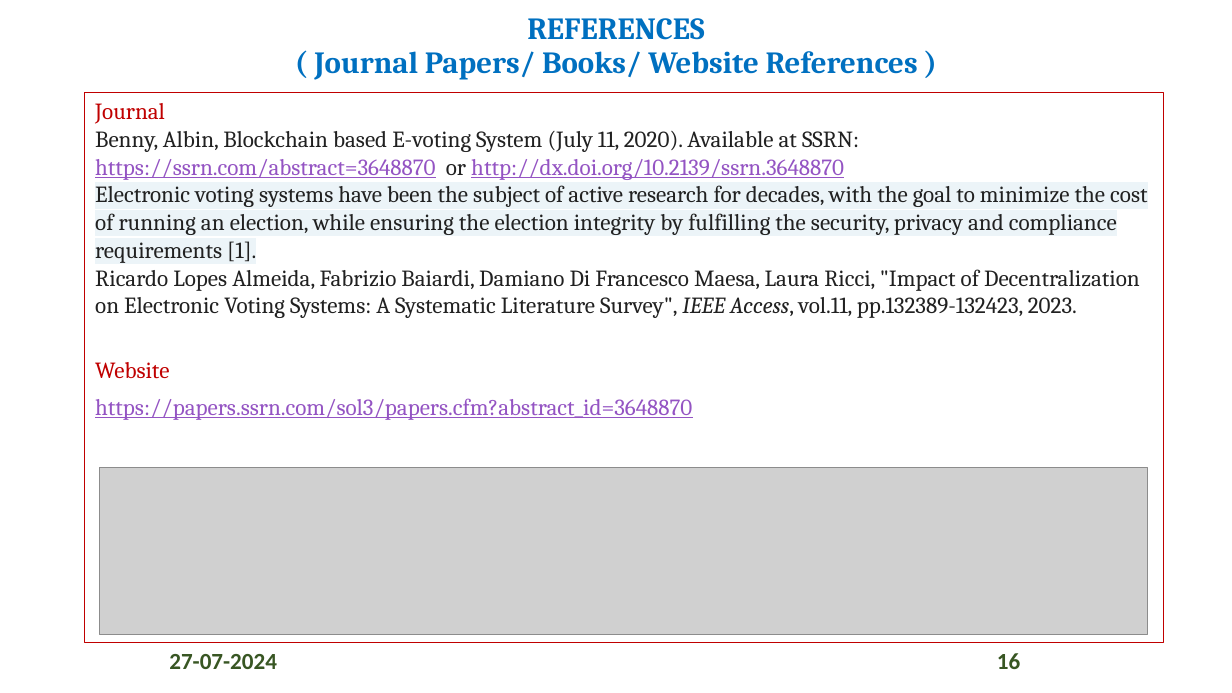
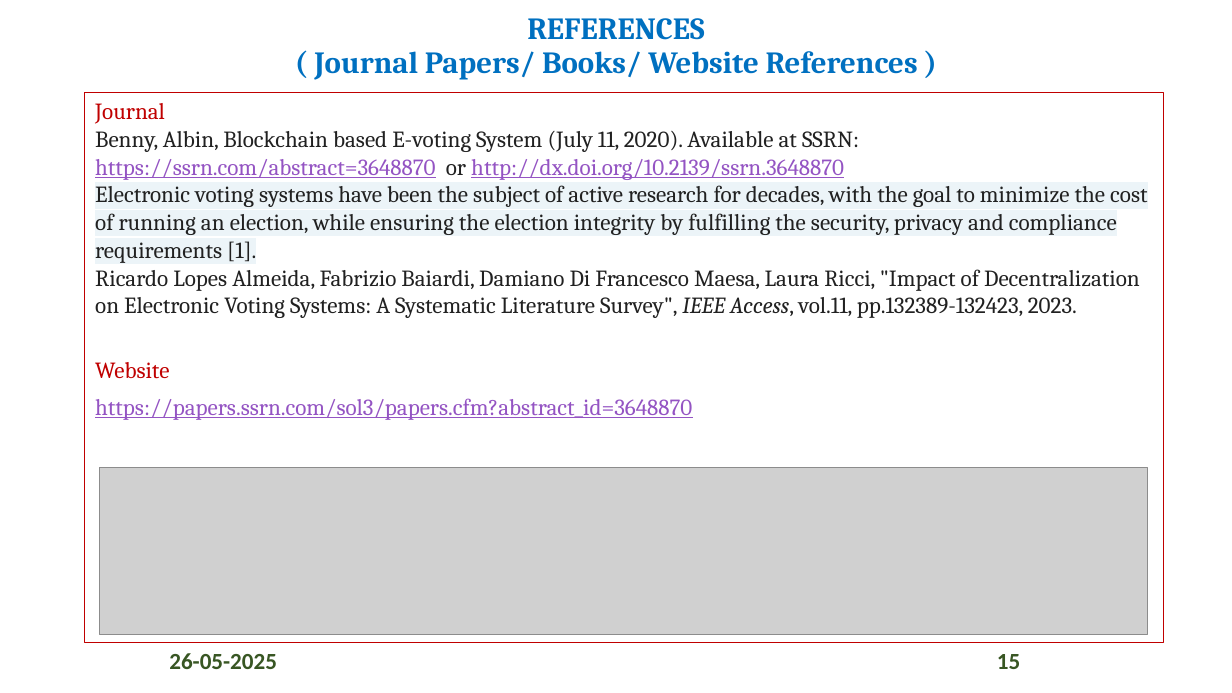
Before and after one commit to singhnileshh/Voting-Using-Blockchain, a slide deck: slide 15 of Final_year_ppt.pptx (slide 16 before the commit). Drawn at 1232x693 pixels with LibreOffice and Linux fonts; fonts in the diff are those of the drawing; grey boxes stand for pictures. Boxes give left, top, right and bottom in pixels: in the first picture for what was removed or moved away, otherwise in the second. Text is boxed around its words. In the diff, an @@ line names an element or a change of style, - is before the commit and + after.

```diff
--- a/Final_year_ppt.pptx
+++ b/Final_year_ppt.pptx
@@ text at (169, 653, 277, 669): text changed @@
-27-07-2024
+26-05-2025
@@ page number at (997, 654, 1020, 669): text changed @@
-16
+15
```
Also in this commit, not shown: 14 other slides changed, 1 slide removed.
